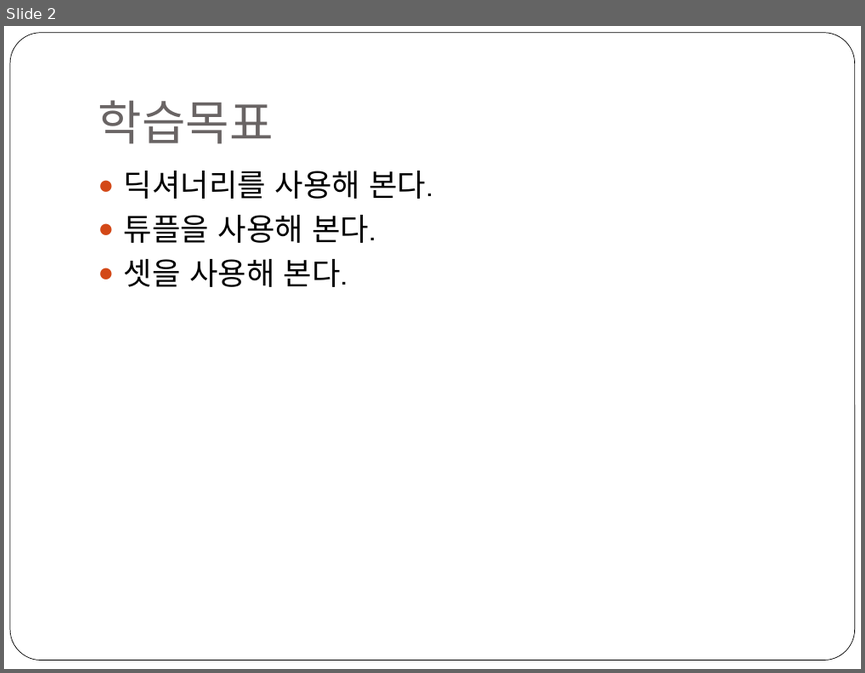
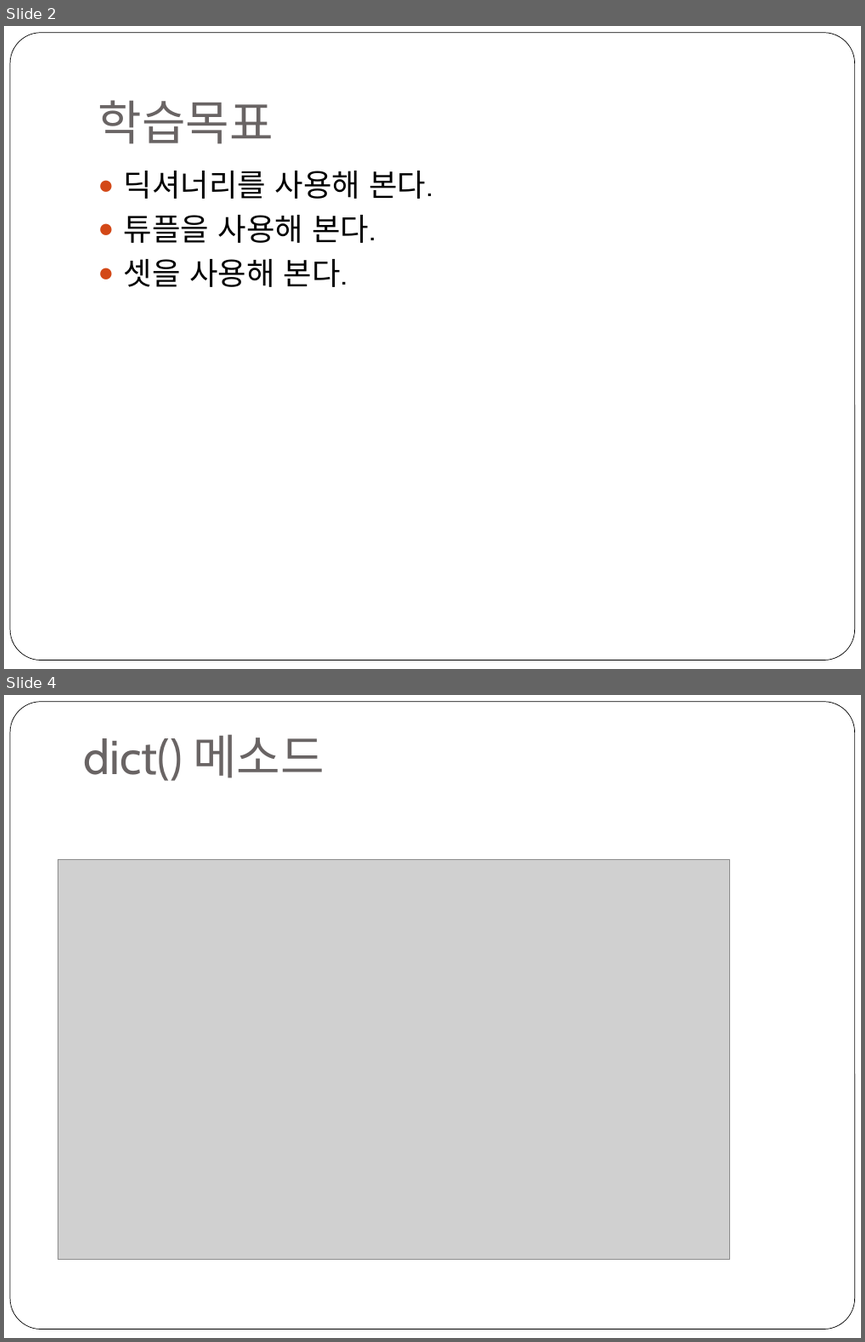
Before and after one commit to freshmea/weizman_python_class, a slide deck: textbook/파이썬2-3교시.pptx. Shown one above the other, each under a label of ours: slide 2 before the commit, slides 2 and 4 after it; the slides between them are not shown. The pictures are 865x673 and 865x1342 pixels, drawn with LibreOffice and Linux fonts; fonts in the diff are those of the drawing; grey boxes stand for pictures. Boxes give left, top, right and bottom in pixels: in the first picture for what was removed or moved away, otherwise in the second. Text is boxed around its words. In the diff, an @@ line names an element or a change of style, - is before the commit and + after.

```diff
--- a/textbook/파이썬2-3교시.pptx
+++ b/textbook/파이썬2-3교시.pptx
@@ slide 4 added at <box>4,695,861,1338</box>, background #FFFFFF; not listed: 1 template element that a slide beside it also shows @@
@@ title added at <box>83,734,324,781</box>, 40 pt, text #696464 @@
+dict() 메소드
@@ picture added at <box>58,860,729,1259</box> @@
```
Also in this commit, not shown: 2 slides changed, 1 slide removed, 1 other file.
